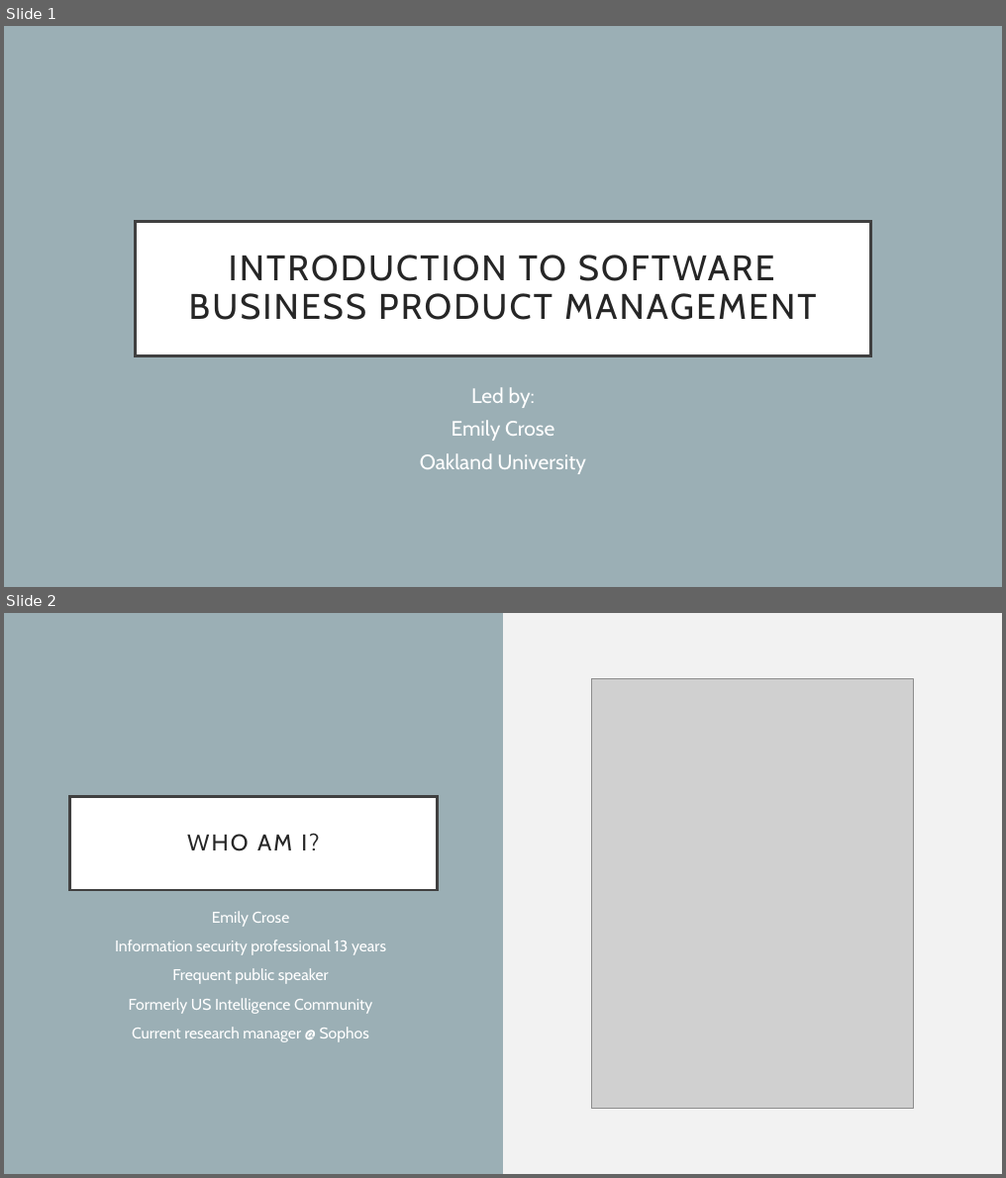
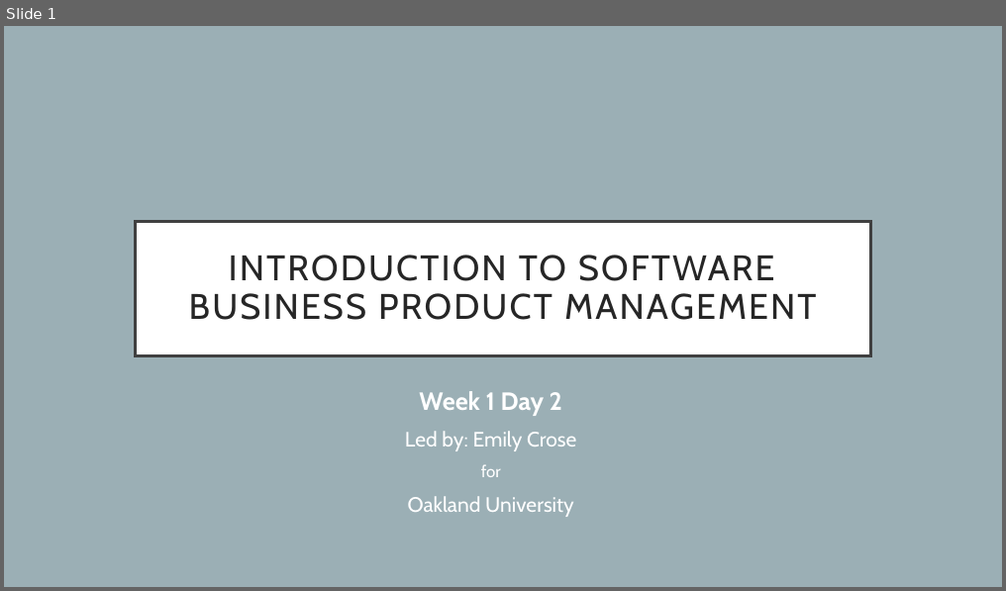
Before and after one commit to hexa-decim8/ISBPM, a slide deck: Class_Materials/Week_1/Day_2/ISBPM w1d2.pptx. Shown one above the other, each under a label of ours: slides 1 and 2 before the commit, slide 1 after it. The pictures are 1006x1178 and 1006x591 pixels, drawn with LibreOffice and Linux fonts; fonts in the diff are those of the drawing; grey boxes stand for pictures. Boxes give left, top, right and bottom in pixels: in the first picture for what was removed or moved away, otherwise in the second. Text is boxed around its words. In the diff, an @@ line names an element or a change of style, - is before the commit and + after.

```diff
--- a/Class_Materials/Week_1/Day_2/ISBPM w1d2.pptx
+++ b/Class_Materials/Week_1/Day_2/ISBPM w1d2.pptx
@@ slide 2 removed at (4,613,1002,1174), background #F2F2F2 @@
@@ rectangle removed at (4,613,503,1174) @@
@@ picture removed at (592,679,914,1109) @@
@@ title removed at (70,796,438,890) @@
-WHO AM I?
@@ text removed at (115,911,386,1043) @@
-Emily Crose
-Information security professional 13 years
-Frequent public speaker
-Formerly US Intelligence Community
-Current research manager @ Sophos
@@ slide 1 changed as well @@
@@ subtitle "Week 1 Day 2": place and size @@
-subtitle "Week 1 Day 2" at (420,387,586,474)
+subtitle "Week 1 Day 2" at (405,391,576,517)
@@ subtitle at (405,391,576,477): text changed @@
-Led by:
-Emily Crose
+Week 1 Day 2
+Led by: Emily Crose
+for
@@ subtitle at (408,496,574,517): line spacing 0.9 to 1 @@
```
Also in this commit, not shown: 6 slides added, 5 other slides removed.
